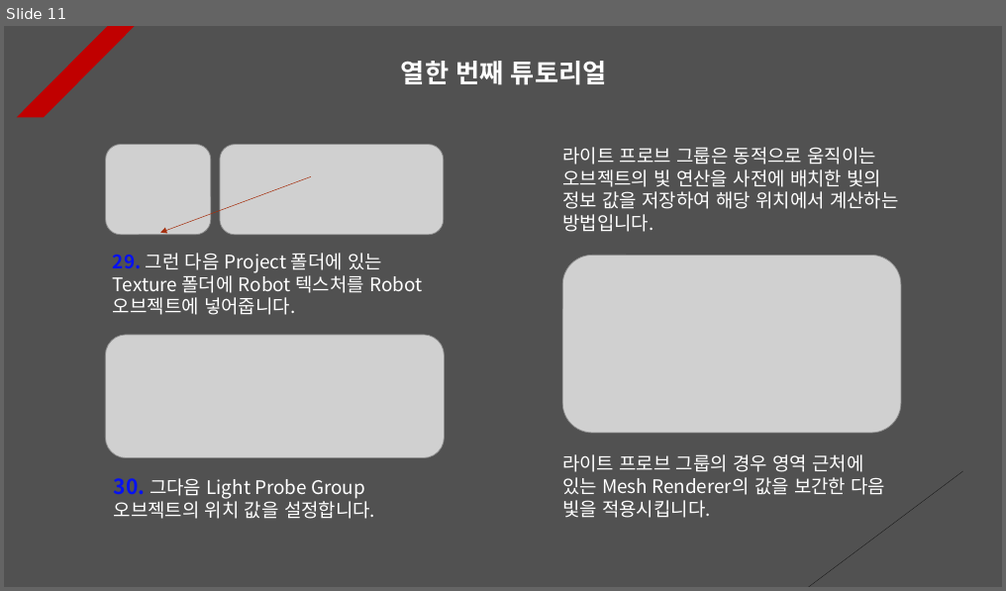
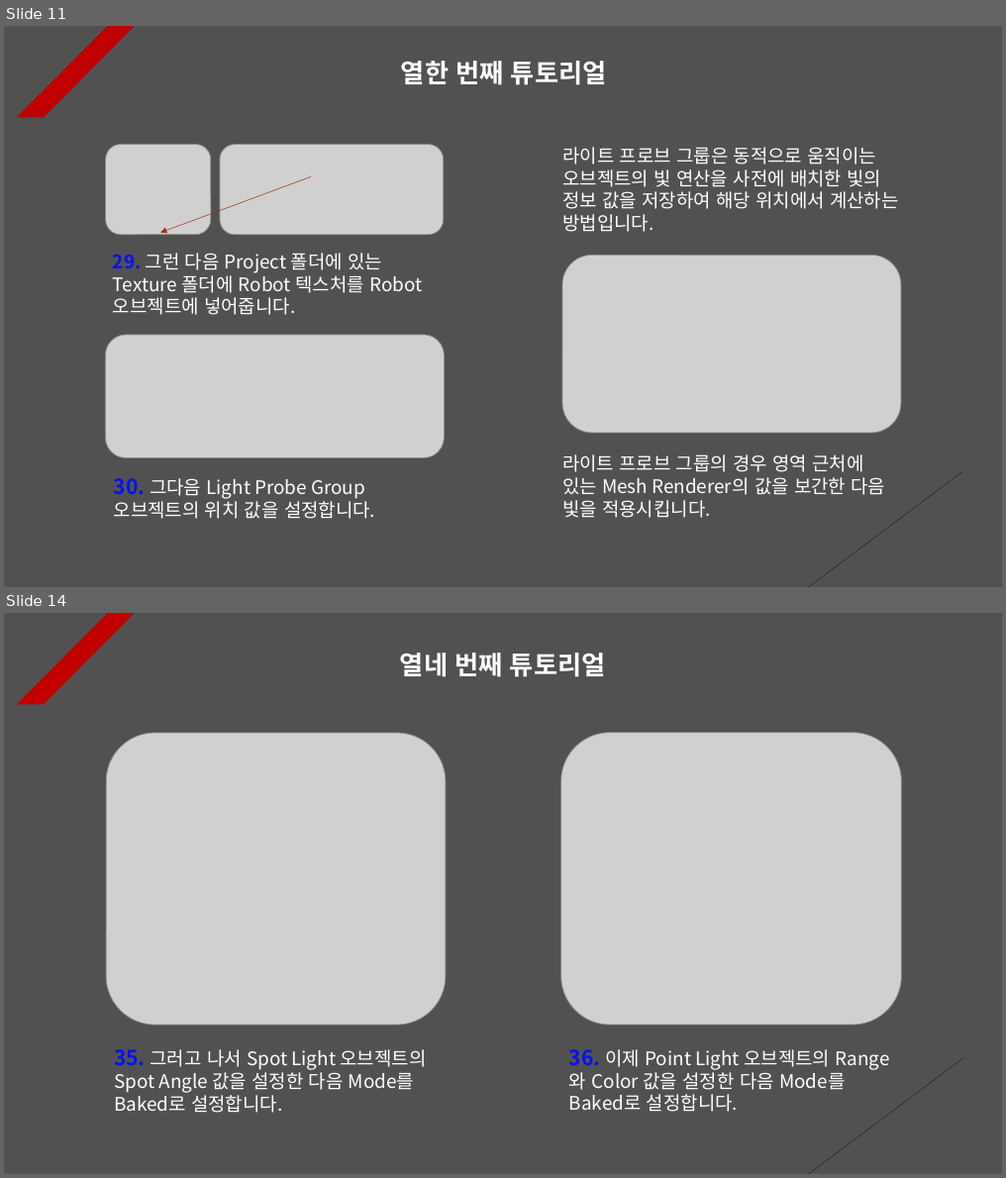
Before and after one commit to Unity2033/3D-UnityEngine, a slide deck: Assets/Class/Light/PPT Data/Light Example.pptx. Shown one above the other, each under a label of ours: slide 11 before the commit, slides 11 and 14 after it; the slides between them are not shown. The pictures are 1006x591 and 1006x1178 pixels, drawn with LibreOffice and Linux fonts; fonts in the diff are those of the drawing; grey boxes stand for pictures. Boxes give left, top, right and bottom in pixels: in the first picture for what was removed or moved away, otherwise in the second. Text is boxed around its words. In the diff, an @@ line names an element or a change of style, - is before the commit and + after.

Commit message:
Collision Tutorial Renewal
- Light PPT Data Update

- Set game object creation to object
  in world space

- Implemented to move objects by
  applying physical force

- Implementation of a system that
  recoils by obtaining a reflection
  vector when colliding with a game
  object

- Delete and add resource data

```diff
--- a/Assets/Class/Light/PPT Data/Light Example.pptx
+++ b/Assets/Class/Light/PPT Data/Light Example.pptx
@@ slide 14 added at (4, 613, 1002, 1174), background #515151; not listed: 2 template elements that a slide beside it also shows @@
@@ text added at (400, 653, 605, 677), 25 pt, text #FFFFFF, bold @@
+열네 번째 튜토리얼
@@ picture added at (106, 733, 445, 1025) @@
@@ picture added at (561, 733, 902, 1025) @@
@@ text added at (114, 1050, 427, 1113), 18 pt, text #FFFFFF @@
+35. 그러고 나서 Spot Light 오브젝트의 Spot Angle 값을 설정한 다음 Mode를 Baked로 설정합니다.
@@ text added at (569, 1050, 845, 1112), 18 pt, text #FFFFFF @@
+36. 이제 Point Light 오브젝트의 Range와 Color 값을 설정한 다음 Mode를 Baked로 설정합니다.
```
Also in this commit, not shown: 2 slides changed, 2 other slides added, 45 other files.
